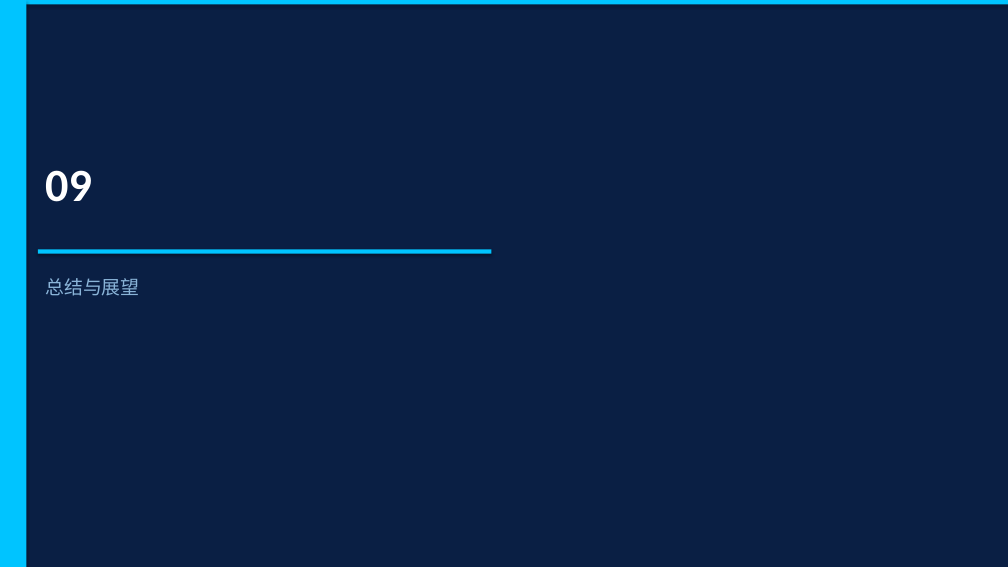
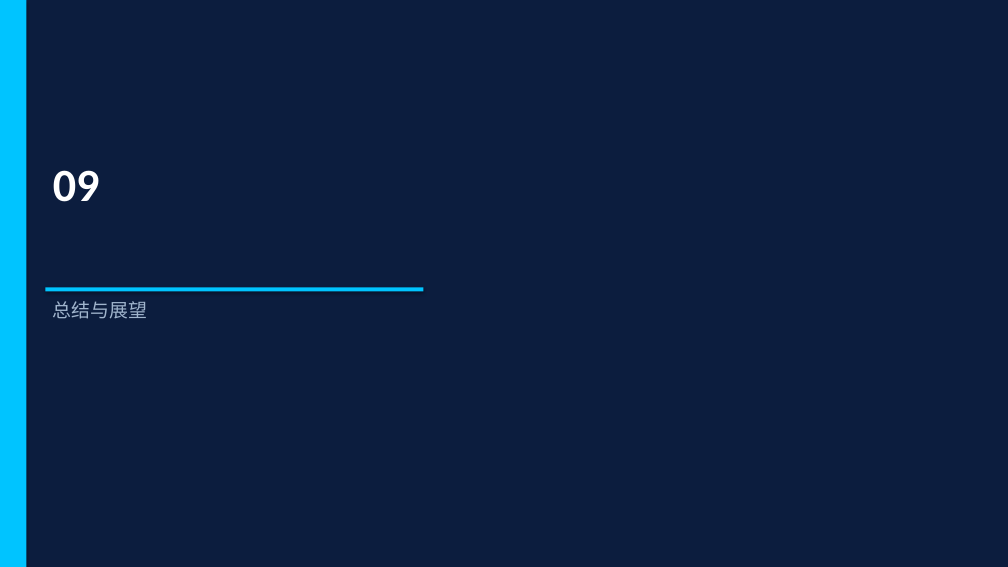
Before and after one commit to gao66683366-lab/workspace, a slide deck: slide 26 of 铁路线路智能综合检测机器人/20260306_技术文档/铁路线路智能综合检测机器人_技术汇报.pptx (slide 28 before the commit). Drawn at 1008x567 pixels with LibreOffice and Linux fonts; fonts in the diff are those of the drawing. Boxes give left, top, right and bottom in pixels: in the first picture for what was removed or moved away, otherwise in the second. Text is boxed around its words. In the diff, an @@ line names an element or a change of style, - is before the commit and + after.

```diff
--- a/铁路线路智能综合检测机器人/20260306_技术文档/铁路线路智能综合检测机器人_技术汇报.pptx
+++ b/铁路线路智能综合检测机器人/20260306_技术文档/铁路线路智能综合检测机器人_技术汇报.pptx
@@ rectangle at (0, 0, 1008, 567): fill #0A1F44 to #0C1D3E @@
@@ rectangle removed at (0, 0, 1008, 5) @@
@@ text "09": place and size @@
-text "09" at (45, 170, 92, 202)
+text "09" at (53, 170, 100, 202)
@@ text "总结与展望": place and size @@
-text "总结与展望" at (45, 278, 140, 296)
+text "总结与展望" at (53, 301, 148, 319)
@@ text "总结与展望" at (53, 301, 148, 319): text colour #8AB4D8 to #A0B4CC @@
@@ rectangle: place and size @@
-rectangle at (38, 250, 492, 254)
+rectangle at (45, 287, 423, 292)
```
Also in this commit, not shown: 27 other slides changed, 3 slides removed.
